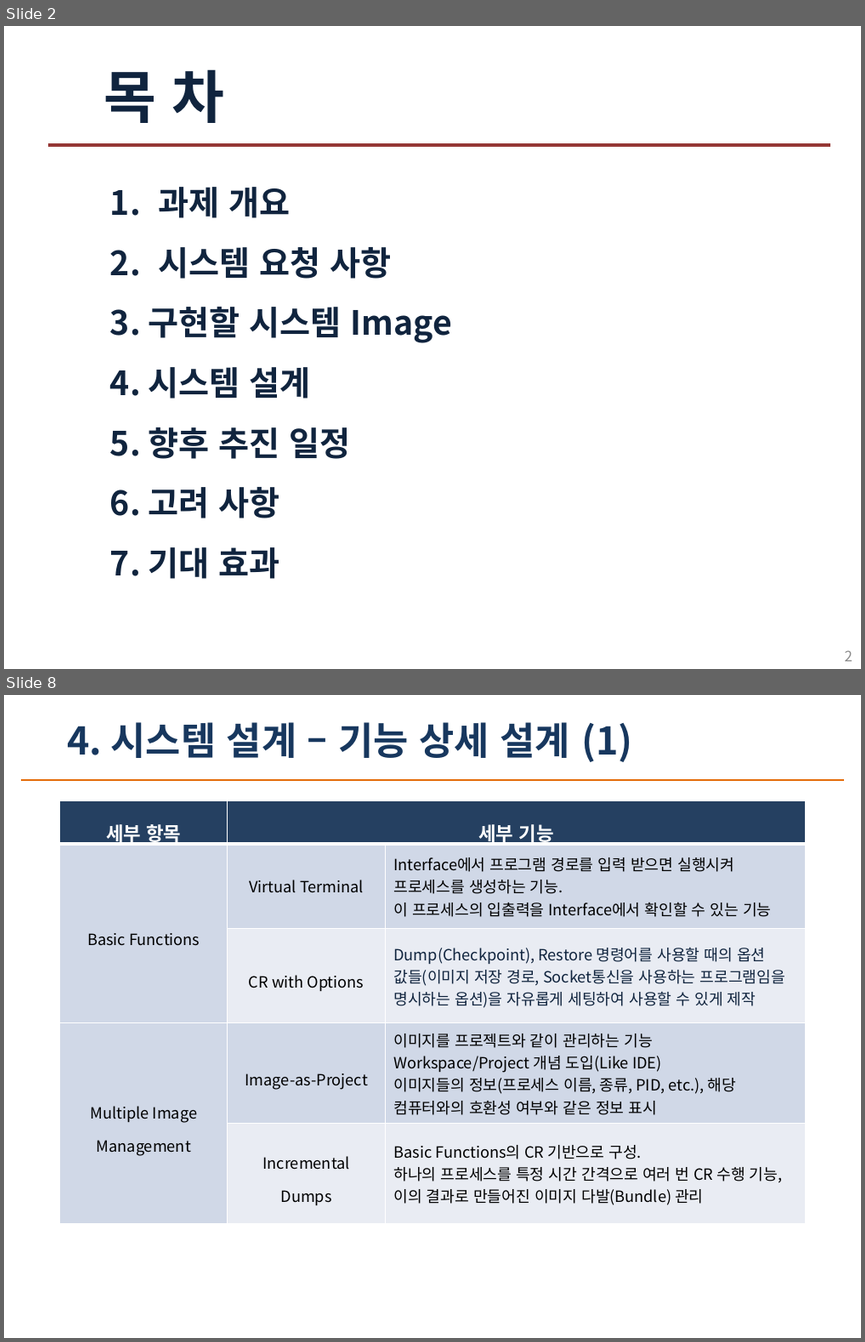
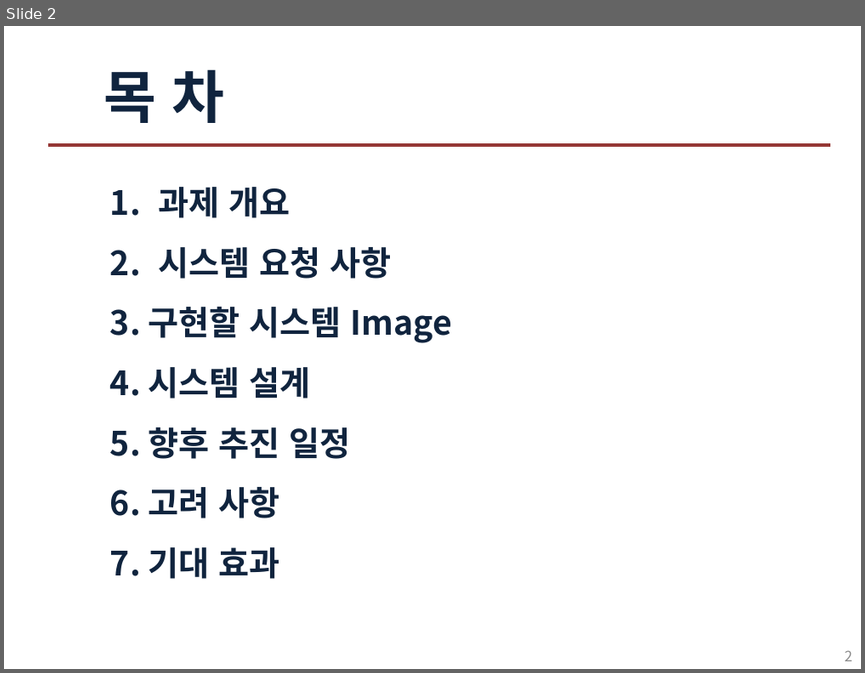
Before and after one commit to wonsokchoi/16project, a slide deck: team_ppt/Find Sit Project 발표 PPT.pptx. Shown one above the other, each under a label of ours: slides 2 and 8 before the commit, slide 2 after it; the slides between them are not shown. The pictures are 865x1342 and 865x673 pixels, drawn with LibreOffice and Linux fonts; fonts in the diff are those of the drawing; background and template pictures are left out. Boxes give left, top, right and bottom in pixels: in the first picture for what was removed or moved away, otherwise in the second. Text is boxed around its words. In the diff, an @@ line names an element or a change of style, - is before the commit and + after.

```diff
--- a/team_ppt/Find Sit Project 발표 PPT.pptx
+++ b/team_ppt/Find Sit Project 발표 PPT.pptx
@@ slide 8 removed at (4, 695, 861, 1338), background #FFFFFF @@
@@ text removed at (67, 722, 632, 762) @@
-4. 시스템 설계 – 기능 상세 설계 (1)
@@ line removed from (21, 780) to (844, 780) @@
@@ table removed at (60, 800, 804, 1224), 5 rows, 3 columns @@
-세부 항목 | 세부 기능 | 
-Basic Functions | Virtual Terminal | Interface에서 프로그램 경로를 입력 받으면 실행시켜 프로세스를 생성하는 기능. / 이 프로세스의 입출력을 Interface에서 확인할 수 있는 기능
- | CR with Options | Dump(Checkpoint), Restore 명령어를 사용할 때의 옵션 값들(이미지 저장 경로, Socket통신을 사용하는 프로그램임을 명시하는 옵션)을 자유롭게 세팅하여 사용할 수 있게 제작
-Multiple Image Management | Image-as-Project | 이미지를 프로젝트와 같이 관리하는 기능 / Workspace/Project 개념 도입(Like IDE) / 이미지들의 정보(프로세스 이름, 종류, PID, etc.), 해당 컴퓨터와의 호환성 여부와 같은 정보 표시
- | Incremental Dumps | Basic Functions의 CR 기반으로 구성. / 하나의 프로세스를 특정 시간 간격으로 여러 번 CR 수행 기능, 이의 결과로 만들어진 이미지 다발(Bundle) 관리
```
Also in this commit, not shown: 4 slides changed, 5 slides added, 6 other slides removed.
